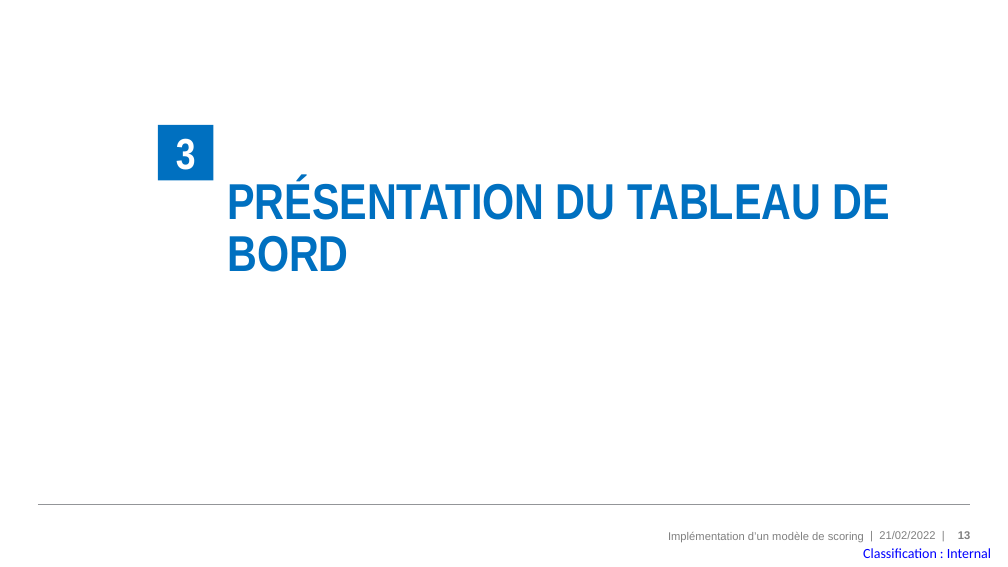
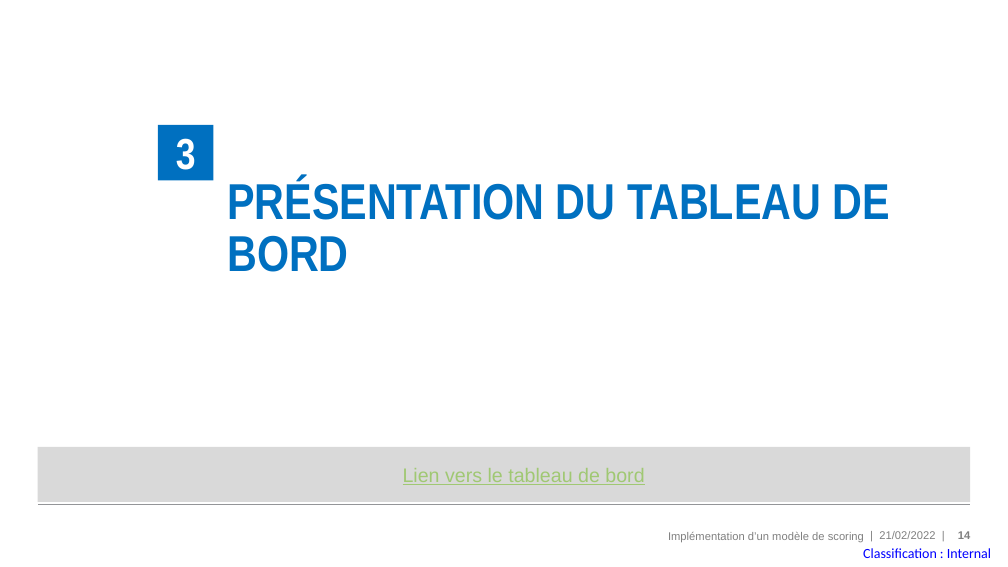
Before and after one commit to MadesLaurence/OpenClassrooms-Fruits-Project-8-, a slide deck: slide 14 of PPAD_07_support.pptx (slide 13 before the commit). Drawn at 1008x567 pixels with LibreOffice and Linux fonts; fonts in the diff are those of the drawing. Boxes give left, top, right and bottom in pixels: in the first picture for what was removed or moved away, otherwise in the second. Text is boxed around its words. In the diff, an @@ line names an element or a change of style, - is before the commit and + after.

```diff
--- a/PPAD_07_support.pptx
+++ b/PPAD_07_support.pptx
@@ rectangle added at <box>37,447,970,502</box>, fill #D9D9D9, 14 pt, text #A0C873, underline @@
+  Lien vers le tableau de bord
@@ page number at <box>958,531,970,539</box>: text changed @@
-13
+14
```
Also in this commit, not shown: 7 other slides changed.
